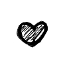
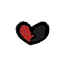
Layered file, before and after one edit (64 × 64). Changes by layer:
added layer "half-red" above "empty-red" over [15, 21, 50, 46]
renamed "Empty" to "empty", hid it over [15, 20, 48, 48]
